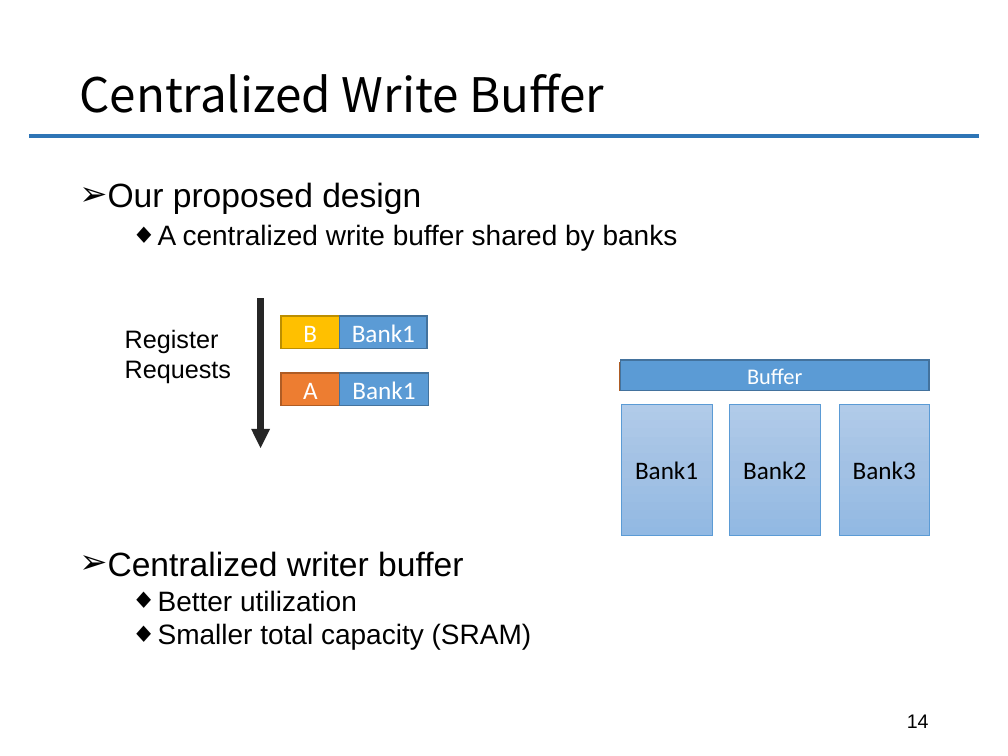
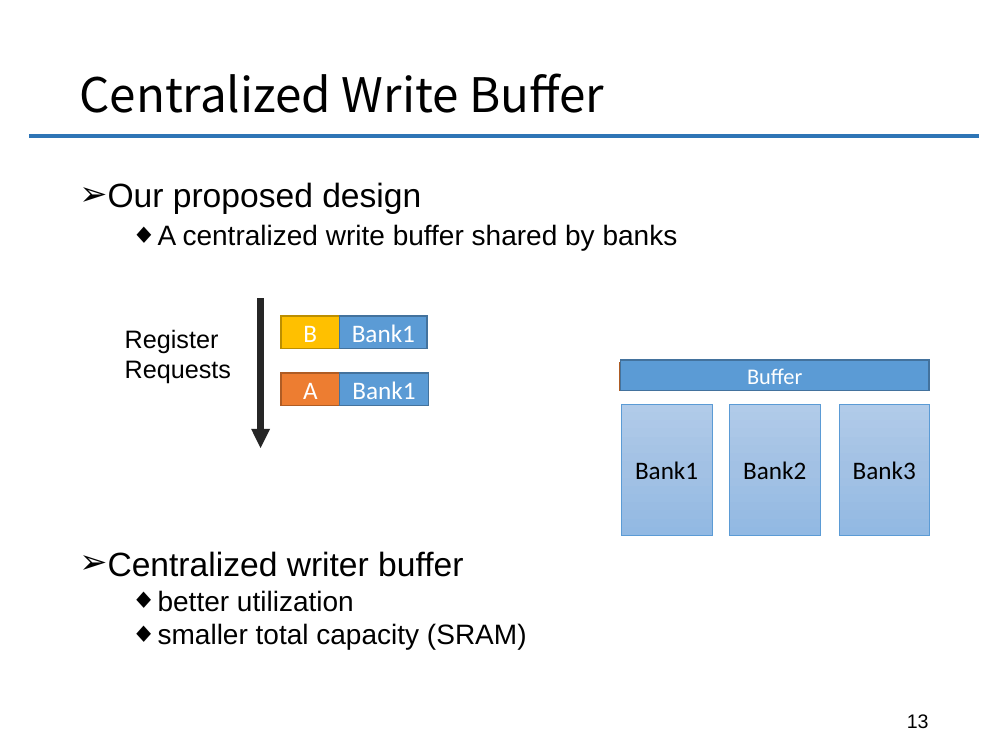
Before and after one commit to chenxuhao/chenxuhao.github.io, a slide deck: slide 13 of docs/dac-2016.pptx (slide 14 before the commit). Drawn at 1008x756 pixels with LibreOffice and Linux fonts; fonts in the diff are those of the drawing. Boxes give left, top, right and bottom in pixels: in the first picture for what was removed or moved away, otherwise in the second. Text is boxed around its words. In the diff, an @@ line names an element or a change of style, - is before the commit and + after.

```diff
--- a/docs/dac-2016.pptx
+++ b/docs/dac-2016.pptx
@@ text at (158, 590, 527, 650): text changed @@
-  ◆ Better utilization
-  ◆ Smaller total capacity (SRAM)
+  ◆ better utilization
+  ◆ smaller total capacity (SRAM)
@@ page number at (907, 714, 929, 729): text changed @@
-14
+13
```
Also in this commit, not shown: 19 other slides changed, 12 other files.
